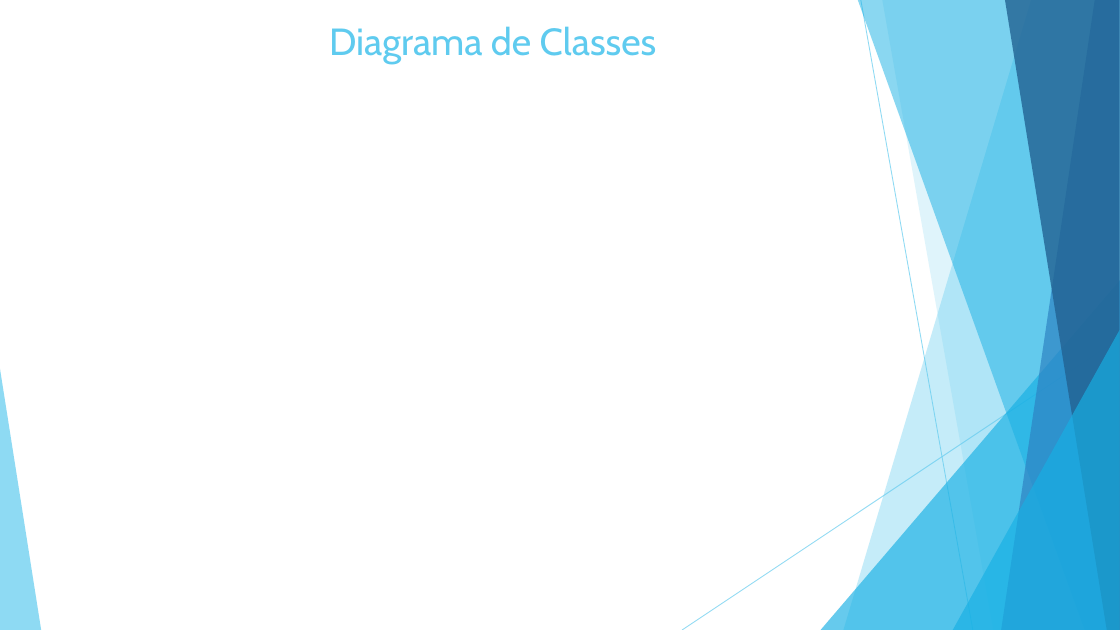
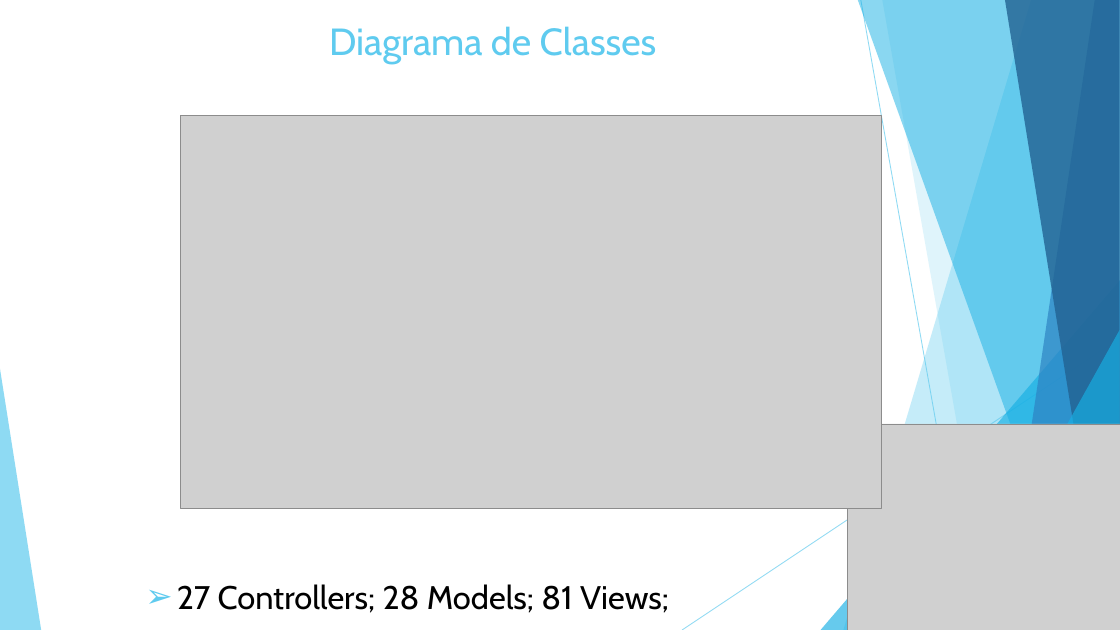
Before and after one commit to darthfreela/project123, a slide deck: slide 7 of CRPO.pptx (slide 8 before the commit). Drawn at 1120x630 pixels with LibreOffice and Linux fonts; fonts in the diff are those of the drawing; grey boxes stand for pictures. Boxes give left, top, right and bottom in pixels: in the first picture for what was removed or moved away, otherwise in the second. Text is boxed around its words. In the diff, an @@ line names an element or a change of style, - is before the commit and + after.

```diff
--- a/CRPO.pptx
+++ b/CRPO.pptx
@@ picture added at box(181, 115, 881, 508) @@
@@ picture added at box(848, 424, 1120, 630) @@
@@ text added at box(177, 584, 669, 613), 28 pt, text #000000 @@
+➢ 27 Controllers; 28 Models; 81 Views;
```
Also in this commit, not shown: 10 other slides changed, 1 slide added, 2 slides removed.
